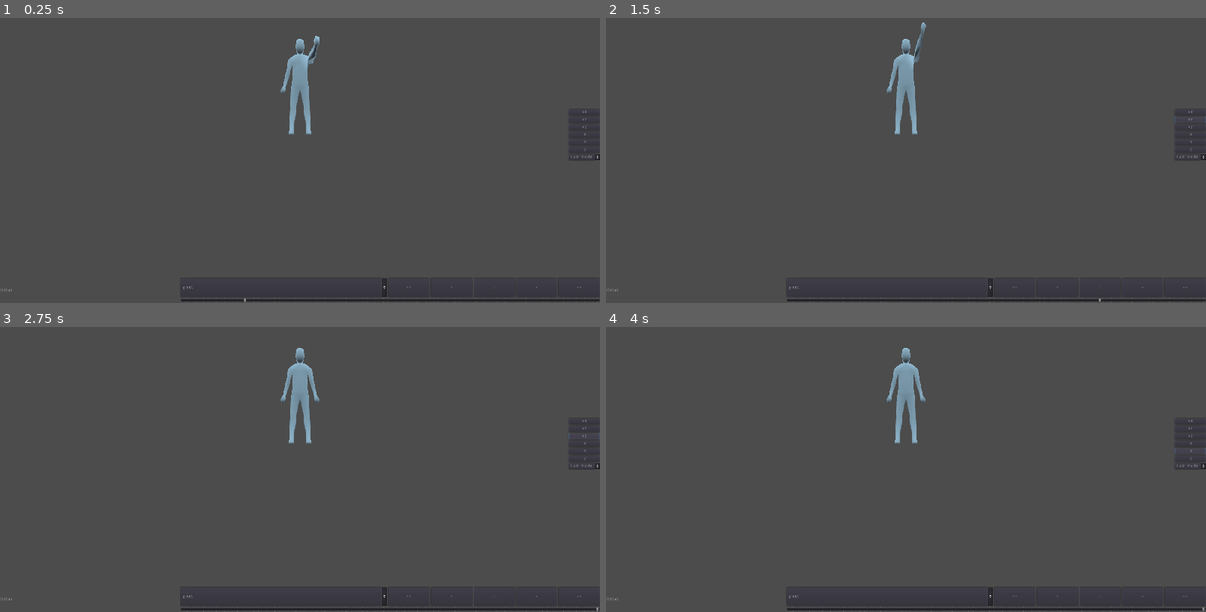
Above: before the commit, frames 1-4 (two rows, left to right).
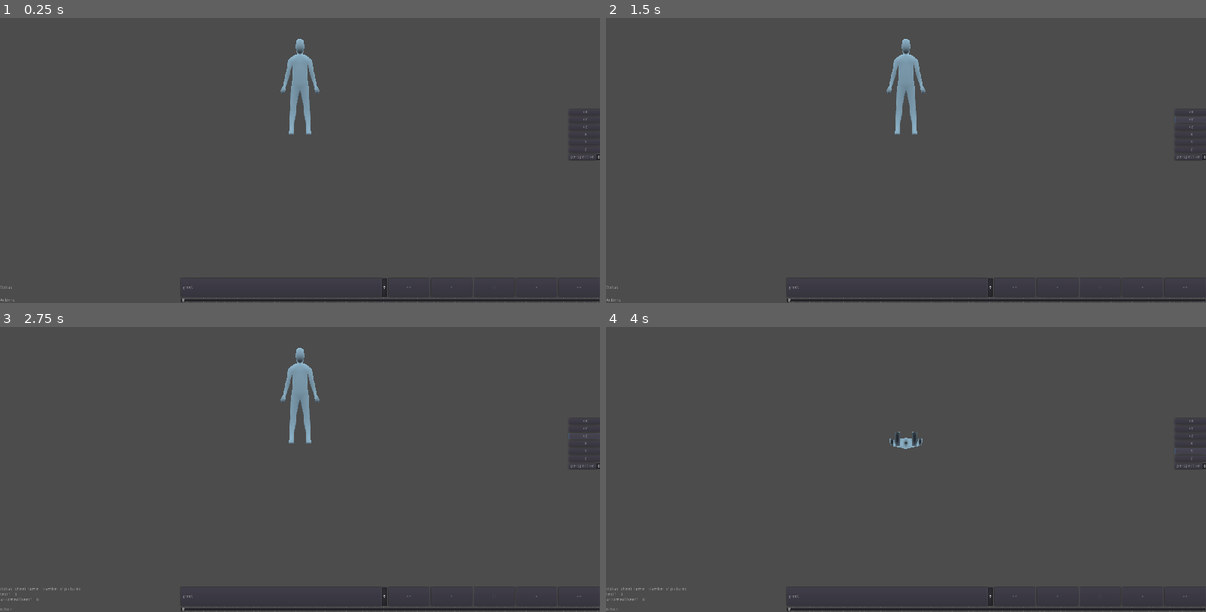
Above: after the commit, the same moments.

Repository: cevenaris/spritesheetsFrom3d
Game: Godot game, scene res://SpritesheetsFrom3D.tscn
The game is run twice, just before and just after one commit, with the same random seed, the same clock (stepped at 60 frames per second) and the same inputs.
Inputs:
- Up to frame 1 (0.25 s): no input
- Up to frame 2 (1.5 s): click "+X" at 0.5 s; click "+Y" at 1.25 s
- Up to frame 3 (2.75 s): click "+Z" at 2 s
- Up to frame 4 (4 s): click "-X" at 2.75 s; click "-Y" at 3.5 s

The runs differ from the first frame. In frame 1, 0.2% of the frame differs, in the area x 0-100%, y 6-100%; in frame 2, 0.2%; in frame 3, 0.1%; in frame 4, 1.1%, in the area x 0-100%, y 7-100%.
Error after the commit: Invalid get index 'rotation' (on base: 'Nil'). (res://ui/UI.gd:90)

Commit message:
updated ui with cam direction buttons and fixed viewport replacement bugs

Diff:
--- a/src/SpritesheetsFrom3D.gd
+++ b/src/SpritesheetsFrom3D.gd
@@ -5,16 +5,19 @@
 export (String, FILE, "*.gltf, *.glb, *.dae, *.obj, *.escn, *.fbx, *.tscn") var model_location # setget set_model_location
 export (String, DIR) var sheet_save_location
 export (int, 1, 10) var number_of_sheets
-export var sheet_names = PoolStringArray()
+export (PoolStringArray) var sheet_names = PoolStringArray()
 export (Vector2) var viewport_size = Vector2(1920, 1080) # setget viewport_size_set
 export (bool) var transparent_bg = true # setget transparent_bg_set
 export (Environment) var environment
 export (ShaderMaterial) var canvas_shader
 export (ShaderMaterial) var spatial_shader
-export (String) var sheet_save_name
 export (float, 0.0, 1.0) var pan_sensitivity = 0.04 # setget set_pan_sens
 export (float, 0.0, 1.0) var rotate_sensitivity = 0.04 # setget set_rot_sens
 export (float, 0.0, 1.0) var zoom_sensitivity = 0.2 # setget set_zoom_sens
+export (int, 10, 1000) var slider_subdivisions = 100
+# to add in next version
+#export (DynamicFont) var font
+#export (int, 10, 100) var font_size = 15
 
 var currSheet : int = 0
 const DEFAULT_SHEET_NAME = "unnamedSheet"
@@ -23,6 +26,7 @@
 var screenSize : Vector2 # = HelperFunctions.get_display_window_size()
 const MIN_VIEWPORT_SIZE = Vector2(192, 108)
 var textures : Array = []
+var texture_numbers : Array = []
 #var canChangeViewportSize = true
 
 var top : Panel
@@ -41,6 +45,7 @@
 const VPC_CHILD_NUM = 1
 
 signal picture_taken
+signal picture_undone
 signal sheet_saved
 
 
@@ -76,10 +81,13 @@
 	var allMeshes : Array = HelperFunctions.get_all_descendants_of_type(mds, MeshInstance)
 	for i in allMeshes:
 		var mesh : MeshInstance = i as MeshInstance
-		mesh.set_surface_material(1, spatial_shader)
-
-	for i in range(number_of_sheets):
+		mesh.set_surface_material(0, spatial_shader)
+
+	$UI.set_slider_subdiv(slider_subdivisions)
+
+	for _i in range(number_of_sheets):
 		textures.append([])
+		texture_numbers.append(0)
 
 	while sheet_names.size() > number_of_sheets:
 		sheet_names.remove(sheet_names.size() - 1)
@@ -101,6 +109,10 @@
 			replace_viewport()
 			emit_signal("picture_taken")
 
+		elif Input.is_action_just_pressed("viewport_undo"):
+			toss_last_texture()
+			emit_signal("picture_undone")
+
 		elif Input.is_action_just_pressed("textures_save_sheet"):
 			save_all_sheets()
 			emit_signal("sheet_saved")
@@ -136,6 +148,10 @@
 #	pass
 
 
+func get_texture_numbers_list() -> Array:
+	return texture_numbers
+
+
 func get_animation_player(root : Node) -> AnimationPlayer:
 	for child in root.get_children():
 		if child is AnimationPlayer:
@@ -174,32 +190,51 @@
 func store_current_texture() -> void:
 	var image : ViewportTexture = vpt.get_texture()
 	textures[currSheet].append(image)
-	increment_sheet_num()
-
-
-
-func increment_sheet_num():
-	currSheet += 1
+	texture_numbers[currSheet] += 1
+	increment_sheet_num(true)
+
+
+func toss_last_texture() -> void:
+	increment_sheet_num(false)
+	var sheet : Array = textures[currSheet]
+	sheet.pop_back()
+	texture_numbers[currSheet] -= 1
+
+
+func increment_sheet_num(pos : bool) -> void:
+	if pos:
+		currSheet += 1
+	else:
+		currSheet -= 1
 	currSheet %= number_of_sheets
 
 
 func replace_viewport() -> void:
-#	var transY = edt.get_pivot_y().transform
-#	var transX = edt.get_pivot_x().transform
-#	var transZ = edt.get_camera().transform
-#
-#	var dupe = vpc.duplicate()
-#	hbc.remove_child(hbc.get_child(VPC_CHILD_NUM))
-#	hbc.add_child(dupe)
-#	hbc.move_child(dupe, VPC_CHILD_NUM)
-#
-#	vpc = hbc.get_child(VPC_CHILD_NUM)
-#	vpt = vpc.get_child(0)
-#	edt = vpt.get_child(0)
-#
-#	edt.get_pivot_y().transform = transY
-#	edt.get_pivot_x().transform = transX
-#	edt.get_camera().transform = transZ
+	var transY = edt.get_pivot_y().transform
+	var transX = edt.get_pivot_x().transform
+	var transZ = edt.get_camera().transform
+	var ampTime = amp.current_animation_position
+
+	var dupe = vpc.duplicate()
+	hbc.remove_child(hbc.get_child(VPC_CHILD_NUM))
+	hbc.add_child(dupe)
+	hbc.move_child(dupe, VPC_CHILD_NUM)
+
+	vpc = hbc.get_child(VPC_CHILD_NUM)
+	vpt = vpc.get_child(0)
+	edt = vpt.get_child(0)
+	mds = edt.get_child(0)
+	amp = get_animation_player(mds)
+
+	edt.get_pivot_y().transform = transY
+	edt.get_pivot_x().transform = transX
+	edt.get_camera().transform = transZ
+	$UI.swap_amp(amp, ampTime)
+
+#	edt.obj = null
+#	print(edt.obj == mds)
+#	edt.obj = mds
+#	print(edt.obj == mds)
 
 	# for some reason this way doesn't work, edt isn't added to the duplicate viewport
 #	var dupe : Viewport = vpt.duplicate() # duplicating the viewport
@@ -216,18 +251,18 @@
 #	print(dupe.get_children())
 
 	# for some reason this also doesn't work, the editor just stops being updated
-	vpt.remove_child(edt) # removing edt from vpt
-	var dupe : Viewport = vpt.duplicate()
-	dupe.add_child(edt)
-
-	vpc.remove_child(vpt) # viewport container only has one child, the viewport
-	vpt = dupe as Viewport
-	vpc.add_child(vpt)
-
-	print(vpt.get_camera() == edt.get_camera())
-	edt.get_camera().current = false
-	wait(0.5)
-	edt.get_camera().make_current()
+#	vpt.remove_child(edt) # removing edt from vpt
+#	var dupe : Viewport = vpt.duplicate()
+#	dupe.add_child(edt)
+#
+#	vpc.remove_child(vpt) # viewport container only has one child, the viewport
+#	vpt = dupe as Viewport
+#	vpc.add_child(vpt)
+#
+#	print(vpt.get_camera() == edt.get_camera())
+#	edt.get_camera().current = false
+#	wait(0.5)
+#	edt.get_camera().make_current()
 
 
 func create_spriteSheet(which : int) -> Image:
--- a/src/SpritesheetsFrom3D.tscn
+++ b/src/SpritesheetsFrom3D.tscn
@@ -18,7 +18,6 @@
 number_of_sheets = 2
 sheet_names = PoolStringArray( "test1" )
 environment = ExtResource( 3 )
-sheet_save_name = "VTUT.png"
 pan_sensitivity = 0.02
 rotate_sensitivity = 0.02
 
@@ -105,45 +104,47 @@
 
 [node name="plusX" type="Button" parent="UI/CamControls"]
 margin_top = 458.0
-margin_right = 100.0
+margin_right = 104.0
 margin_bottom = 478.0
 text = "+X"
 
 [node name="plusY" type="Button" parent="UI/CamControls"]
 margin_top = 482.0
-margin_right = 100.0
+margin_right = 104.0
 margin_bottom = 502.0
 text = "+Y"
 
 [node name="plusZ" type="Button" parent="UI/CamControls"]
 margin_top = 506.0
-margin_right = 100.0
+margin_right = 104.0
 margin_bottom = 526.0
 text = "+Z"
 
 [node name="minusX" type="Button" parent="UI/CamControls"]
 margin_top = 530.0
-margin_right = 100.0
+margin_right = 104.0
 margin_bottom = 550.0
 text = "-X"
 
 [node name="minusY" type="Button" parent="UI/CamControls"]
 margin_top = 554.0
-margin_right = 100.0
+margin_right = 104.0
 margin_bottom = 574.0
 text = "-Y"
 
 [node name="minusZ" type="Button" parent="UI/CamControls"]
 margin_top = 578.0
-margin_right = 100.0
+margin_right = 104.0
 margin_bottom = 598.0
 text = "-Z"
 
 [node name="OptionButton" type="OptionButton" parent="UI/CamControls"]
 margin_top = 602.0
-margin_right = 100.0
+margin_right = 104.0
 margin_bottom = 622.0
-text = "Cam mode"
+text = "perspective"
+items = [ "perspective", null, false, 0, null, "orthogonal", null, false, 1, null, "frustum", null, false, 2, null ]
+selected = 0
 
 [node name="HBoxContainer" type="HBoxContainer" parent="UI"]
 anchor_left = 0.5
@@ -158,17 +159,33 @@
 "_edit_use_anchors_": false
 }
 
-[node name="Status" type="Label" parent="UI/HBoxContainer"]
-margin_top = 32.0
+[node name="Labels" type="VBoxContainer" parent="UI/HBoxContainer"]
 margin_right = 574.0
-margin_bottom = 46.0
+margin_bottom = 79.0
+size_flags_horizontal = 3
+size_flags_vertical = 3
+size_flags_stretch_ratio = 0.3
+custom_constants/separation = 0
+
+[node name="Status" type="Label" parent="UI/HBoxContainer/Labels"]
+margin_top = 24.0
+margin_right = 574.0
+margin_bottom = 38.0
 size_flags_horizontal = 3
 size_flags_vertical = 6
-size_flags_stretch_ratio = 0.3
+size_flags_stretch_ratio = 0.8
 text = "Status: "
 __meta__ = {
 "_edit_use_anchors_": false
 }
+
+[node name="Actions" type="Label" parent="UI/HBoxContainer/Labels"]
+margin_top = 64.0
+margin_right = 574.0
+margin_bottom = 78.0
+size_flags_vertical = 6
+size_flags_stretch_ratio = 0.2
+text = "Actions: "
 
 [node name="AnimationController" parent="UI/HBoxContainer" instance=ExtResource( 5 )]
 margin_left = 578.0
@@ -177,4 +194,13 @@
 margin_bottom = 79.0
 size_flags_stretch_ratio = 0.7
 [connection signal="picture_taken" from="." to="UI" method="_on_SpritesheetsFrom3D_picture_taken"]
+[connection signal="picture_undone" from="." to="UI" method="_on_SpritesheetsFrom3D_picture_undone"]
 [connection signal="sheet_saved" from="." to="UI" method="_on_SpritesheetsFrom3D_sheet_saved"]
+[connection signal="ready" from="ViewportHeight/ViewportWidth/ViewportContainer/Viewport/myEditor" to="UI" method="_on_myEditor_ready"]
+[connection signal="pressed" from="UI/CamControls/plusX" to="UI" method="_on_plusX_pressed"]
+[connection signal="pressed" from="UI/CamControls/plusY" to="UI" method="_on_plusY_pressed"]
+[connection signal="pressed" from="UI/CamControls/plusZ" to="UI" method="_on_plusZ_pressed"]
+[connection signal="pressed" from="UI/CamControls/minusX" to="UI" method="_on_minusX_pressed"]
+[connection signal="pressed" from="UI/CamControls/minusY" to="UI" method="_on_minusY_pressed"]
+[connection signal="pressed" from="UI/CamControls/minusZ" to="UI" method="_on_minusZ_pressed"]
+[connection signal="item_selected" from="UI/CamControls/OptionButton" to="UI" method="_on_OptionButton_item_selected"]
--- a/src/editor/myEditor.gd
+++ b/src/editor/myEditor.gd
@@ -58,12 +58,17 @@
 
 
 func set_obj(new_obj : Node):
+	if obj != null:
+		obj.queue_free()
+		obj = null
+
 	if new_obj == null:
 		print("ERROR: scene file could not be loaded, using default cube instead")
 		createPlaceHolder()
 	else:
 		add_child(new_obj)
 		move_child(new_obj, OBJ_CHILD_LOC)
+	obj = new_obj
 
 
 func createPlaceHolder():
--- a/src/misc/helperFunctions.gd
+++ b/src/misc/helperFunctions.gd
@@ -1,5 +1,5 @@
 class_name HelperFunctions
-extends Resource
+extends Node
 
 
 static func get_display_window_size() -> Vector2:
--- a/src/project.godot
+++ b/src/project.godot
@@ -19,7 +19,7 @@
 "language": "GDScript",
 "path": "res://editor/cam.gd"
 }, {
-"base": "Resource",
+"base": "Node",
 "class": "HelperFunctions",
 "language": "GDScript",
 "path": "res://misc/helperFunctions.gd"
@@ -115,8 +115,7 @@
 }
 viewport_get_image={
 "deadzone": 0.5,
-"events": [ Object(InputEventKey,"resource_local_to_scene":false,"resource_name":"","device":0,"alt":false,"shift":false,"control":false,"meta":false,"command":false,"pressed":false,"scancode":16777221,"unicode":0,"echo":false,"script":null)
-, Object(InputEventKey,"resource_local_to_scene":false,"resource_name":"","device":0,"alt":false,"shift":false,"control":false,"meta":false,"command":false,"pressed":false,"scancode":32,"unicode":0,"echo":false,"script":null)
+"events": [ Object(InputEventKey,"resource_local_to_scene":false,"resource_name":"","device":0,"alt":true,"shift":false,"control":false,"meta":false,"command":false,"pressed":false,"scancode":83,"unicode":0,"echo":false,"script":null)
  ]
 }
 test_save_sheet={
@@ -124,7 +123,7 @@
 "events": [ Object(InputEventKey,"resource_local_to_scene":false,"resource_name":"","device":0,"alt":false,"shift":false,"control":false,"meta":false,"command":false,"pressed":false,"scancode":83,"unicode":0,"echo":false,"script":null)
  ]
 }
-textures_undo={
+viewport_undo={
 "deadzone": 0.5,
 "events": [ Object(InputEventKey,"resource_local_to_scene":false,"resource_name":"","device":0,"alt":false,"shift":false,"control":true,"meta":false,"command":true,"pressed":false,"scancode":90,"unicode":0,"echo":false,"script":null)
  ]
--- a/src/ui/AnimationController.gd
+++ b/src/ui/AnimationController.gd
@@ -3,8 +3,12 @@
 
 
 var animationPlayer : AnimationPlayer setget set_animationPlayer
+var first_time = true
+var animation_time = 0 setget set_animation_time
 var options : OptionButton
+var currentOption : int = 0
 var slider : HSlider
+var slider_subdiv = 100 setget set_slider_subdiv
 
 
 func _ready():
@@ -13,7 +17,7 @@
 	animationPlayer = null
 
 
-func _process(delta):
+func _process(_delta):
 	if animationPlayer != null:
 		if animationPlayer.is_playing():
 			slider.value = animationPlayer.current_animation_position
@@ -36,29 +40,44 @@
 		var animationList = new_player.get_animation_list()
 		for i in range(animationList.size()):
 			options.add_item(animationList[i], i)
-		options.selected = 0
+		options.selected = currentOption
 
 		animationPlayer = new_player
-		change_animation(0)
+		change_animation(options.selected)
 		animationPlayer.connect("animation_finished", self, "_on_animation_finished")
 
 
-func _on_animation_finished(anim_name):
+func set_animation_time(time : float):
+	if animationPlayer != null:
+		animationPlayer.seek(time, true)
+		animation_time = time
+
+
+func _on_animation_finished(_anim_name):
 	_on_Pause_pressed()
 
 
 func setup_slider():
 	slider.min_value = 0
 	slider.max_value = animationPlayer.current_animation_length
-	slider.tick_count = 100
+	slider.tick_count = slider_subdiv
+
+
+func set_slider_subdiv(num : int):
+	slider.tick_count = num
+	slider.step = slider.max_value / num
+	slider_subdiv = num
 
 
 # only call with animation picker values
 func change_animation(id : int) -> void:
 	var name : String = options.get_item_text(id)
-#	print(name)
 	animationPlayer.current_animation = name
-	animationPlayer.seek(0, true)
+	animationPlayer.stop(false)
+#	if first_time:
+#		animationPlayer.seek(0, true)
+#		animationPlayer.stop(false)
+#		first_time = false
 	setup_slider()
 #	print(animationPlayer.current_animation)
 
@@ -89,6 +108,7 @@
 #	print(id) works correctly
 	change_animation(id)
 	setup_slider()
+	currentOption = id
 
 
 func _on_Pause_pressed():
--- a/src/ui/UI.gd
+++ b/src/ui/UI.gd
@@ -2,28 +2,133 @@
 extends CanvasLayer
 
 
-const STATUS_START = "Status: "
+var par : SpriteSheetsFrom3D
+var amc : AnimationController
+var lbh : VBoxContainer
+var sts : Label
+var act : Label
+var pvx : Spatial
+var pvy : Spatial
+var cam : Camera
+
+const ACTION_START = "action: "
+const ACTION_ABOVE_SEPARATOR = "---------------------------------\n"
+const STATUS_SEPARATOR = " - "
+const STATUS_START = "status: sheet name" + STATUS_SEPARATOR + "number of pictures"
+const ACTION_TEXT_WAIT_TIME = 1.5
+var names : PoolStringArray
 
 
-func _input(event):
+func _ready():
+	par = self.get_parent()
+	print(par.name)
+	amc = $HBoxContainer/AnimationController
+	lbh = $HBoxContainer/Labels
+	sts = $HBoxContainer/Labels/Status
+	act = $HBoxContainer/Labels/Actions
+
+	yield(get_tree().create_timer(2), "timeout")
+	names = par.sheet_names
+	set_cam_stuff()
+
+
+	change_status_text()
+	change_action_text("", 0.1)
+
+
+func _input(_event):
 	if Input.is_action_just_pressed("ui_cancel"):
 		toggle_children_visibility()
 
 
-func toggle_children_visibility():
-	$HBoxContainer/Status.visible = !$HBoxContainer/Status.visible
-	$HBoxContainer/AnimationController.visible = !$HBoxContainer/AnimationController.visible
+func set_cam_stuff():
+	pvx = par.edt.get_pivot_x()
+	pvy = par.edt.get_pivot_y()
+	cam = par.edt.get_camera()
 
 
-func change_status_text(text : String, seconds : float):
-	$HBoxContainer/Status.text = STATUS_START + text
+func toggle_children_visibility():
+	sts.visible = !sts.visible
+	amc.visible = !amc.visible
+
+
+func change_status_text():
+	sts.text = STATUS_START
+	var nums = par.get_texture_numbers_list()
+	print(nums)
+	for i in range(nums.size()):
+		sts.text += "\n\t" + names[i] + STATUS_SEPARATOR + str(nums[i])
+
+
+func change_action_text(text : String, seconds : float):
+	act.text = ACTION_ABOVE_SEPARATOR + ACTION_START + text
 	yield(get_tree().create_timer(seconds), "timeout")
-	$HBoxContainer/Status.text = STATUS_START
+	act.text = ACTION_ABOVE_SEPARATOR + ACTION_START
+
+
+func set_slider_subdiv(num : int):
+	amc.slider_subdiv = num
+
+
+func swap_amp(new_amp : AnimationPlayer, time : float):
+	$HBoxContainer/AnimationController.animationPlayer = new_amp
+	$HBoxContainer/AnimationController.animation_time = time
 
 
 func _on_SpritesheetsFrom3D_picture_taken():
-	change_status_text("Picture taken.", 2)
+	change_action_text("Picture taken.", ACTION_TEXT_WAIT_TIME)
+	change_status_text()
+	set_cam_stuff()
 
 
 func _on_SpritesheetsFrom3D_sheet_saved():
-	change_status_text("Image saved.", 2)
+	change_action_text("Image saved.", ACTION_TEXT_WAIT_TIME)
+	change_status_text()
+
+
+func _on_plusX_pressed():
+	pvx.rotation.x = 0
+	pvy.rotation.y = 3 * PI / 2
+
+
+func _on_plusY_pressed():
+	pvx.rotation.x = 3 * PI / 2
+	pvy.rotation.y = 0
+
+
+func _on_plusZ_pressed():
+	pvx.rotation.x = 0
+	pvy.rotation.y = 0
+
+
+func _on_minusX_pressed():
+	pvx.rotation.x = 0
+	pvy.rotation.y = PI / 2
+
+
+func _on_minusY_pressed():
+	pvx.rotation.x = PI / 2
+	pvy.rotation.y = 0
+
+
+func _on_minusZ_pressed():
+	pvx.rotation.x = 0
+	pvy.rotation.y = PI
+
+
+func _on_OptionButton_item_selected(id):
+	match id:
+		0:
+			cam.projection = Camera.PROJECTION_PERSPECTIVE
+		1:
+			cam.projection = Camera.PROJECTION_ORTHOGONAL
+		2:
+			cam.projection = Camera.PROJECTION_FRUSTUM
+		_:
+			cam.projection = Camera.PROJECTION_PERSPECTIVE
+			print("Error switching camera projection modes, changing to perspective for now")
+
+
+func _on_SpritesheetsFrom3D_picture_undone():
+	change_action_text("Undid picture take.", ACTION_TEXT_WAIT_TIME)
+	change_status_text()
